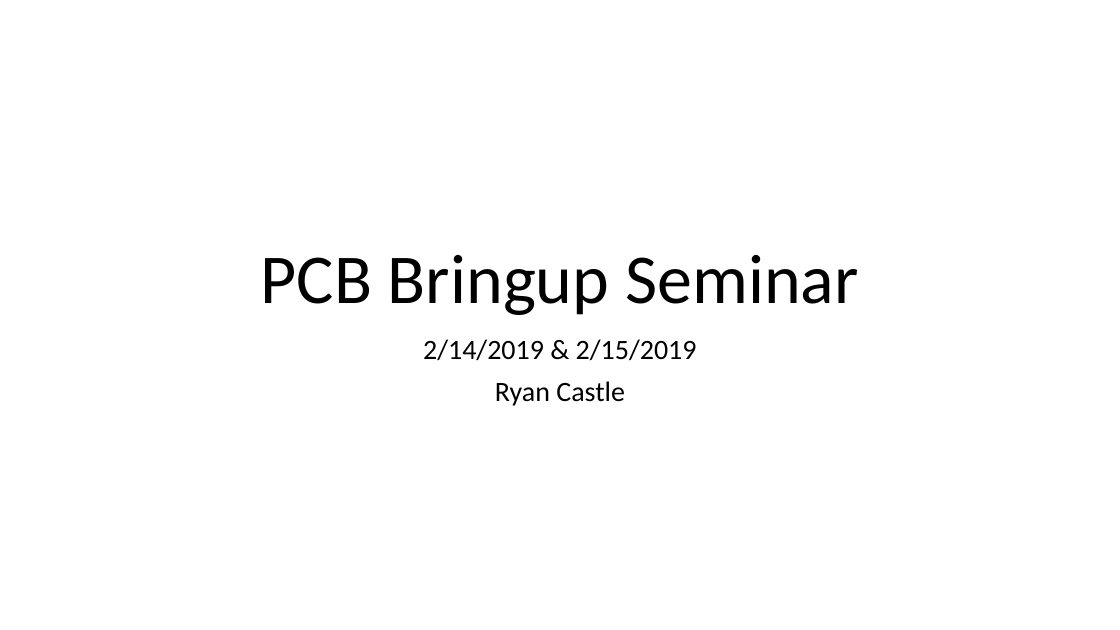
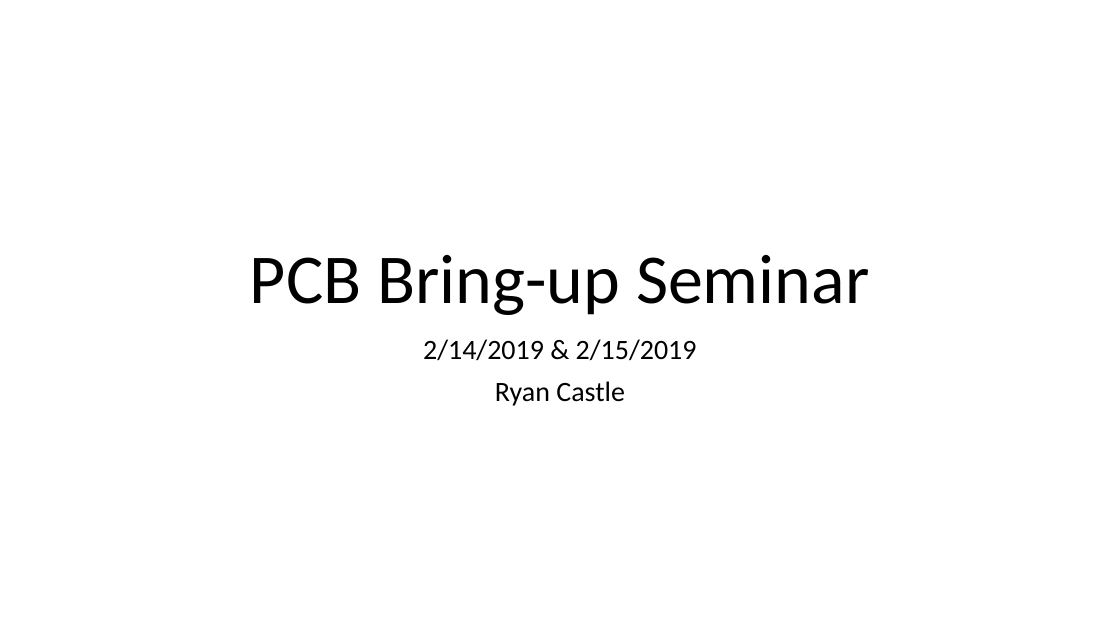
Before and after one commit to badgerloop-software/podiv-altium, a slide deck: slide 1 of bringup/PCB_Bringup_Seminar.pptx. Drawn at 1120x630 pixels with LibreOffice and Linux fonts; fonts in the diff are those of the drawing. Boxes give left, top, right and bottom in pixels: in the first picture for what was removed or moved away, otherwise in the second. Text is boxed around its words. In the diff, an @@ line names an element or a change of style, - is before the commit and + after.

Commit message:
Minor Updates to bringup slides

```diff
--- a/bringup/PCB_Bringup_Seminar.pptx
+++ b/bringup/PCB_Bringup_Seminar.pptx
@@ title at [250, 255, 869, 315]: text changed @@
-PCB Bringup Seminar
+PCB Bring-up Seminar
```
Also in this commit, not shown: 1 other slide changed.
